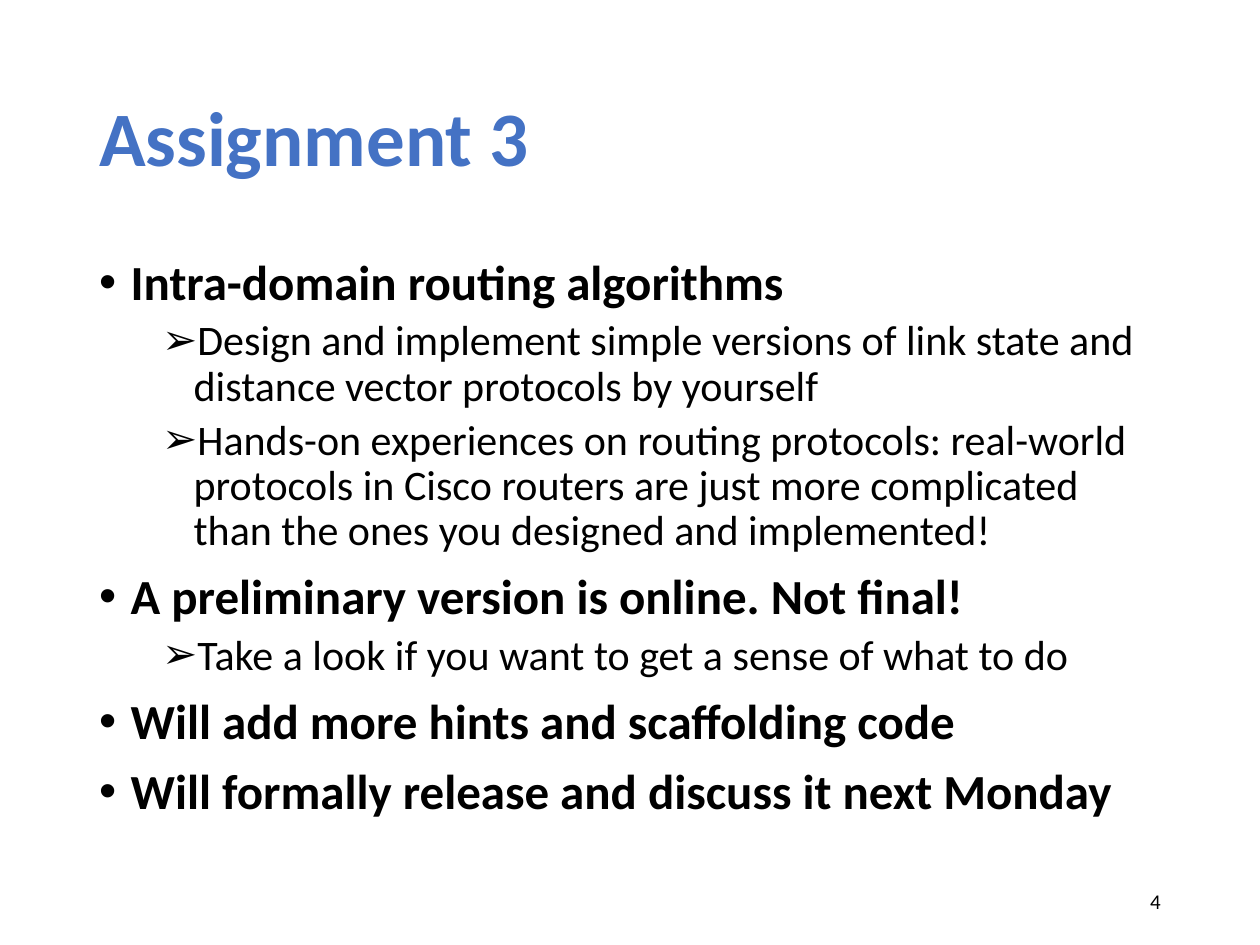
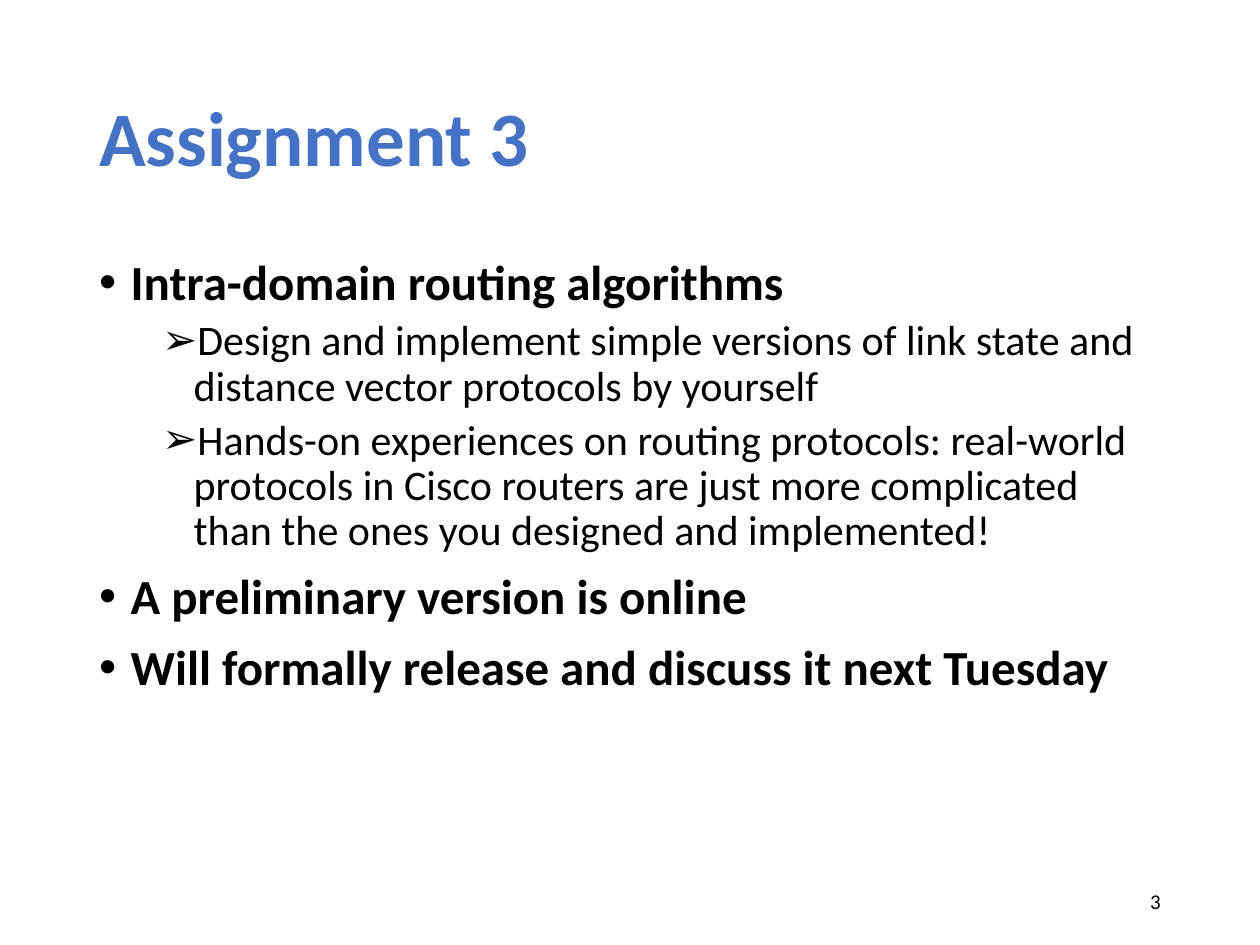
Before and after one commit to xinjin/course-net, a slide deck: slide 3 of slides/lec12_routing.pptx (slide 4 before the commit). Drawn at 1260x945 pixels with LibreOffice and Linux fonts; fonts in the diff are those of the drawing. Boxes give left, top, right and bottom in pixels: in the first picture for what was removed or moved away, otherwise in the second. Text is boxed around its words. In the diff, an @@ line names an element or a change of style, - is before the commit and + after.

```diff
--- a/slides/lec12_routing.pptx
+++ b/slides/lec12_routing.pptx
@@ text at (131, 579, 1108, 693): text changed @@
-• A preliminary version is online. Not final!
-  ➢ Take a look if you want to get a sense of what to do
-• Will add more hints and scaffolding code
-• Will formally release and discuss it next Monday
+• A preliminary version is online
+• Will formally release and discuss it next Tuesday
@@ page number at (1150, 895, 1161, 909): text changed @@
-4
+3
```
Also in this commit, not shown: 1 other slide changed, 2 slides added, 2 slides removed, 2 other files.
